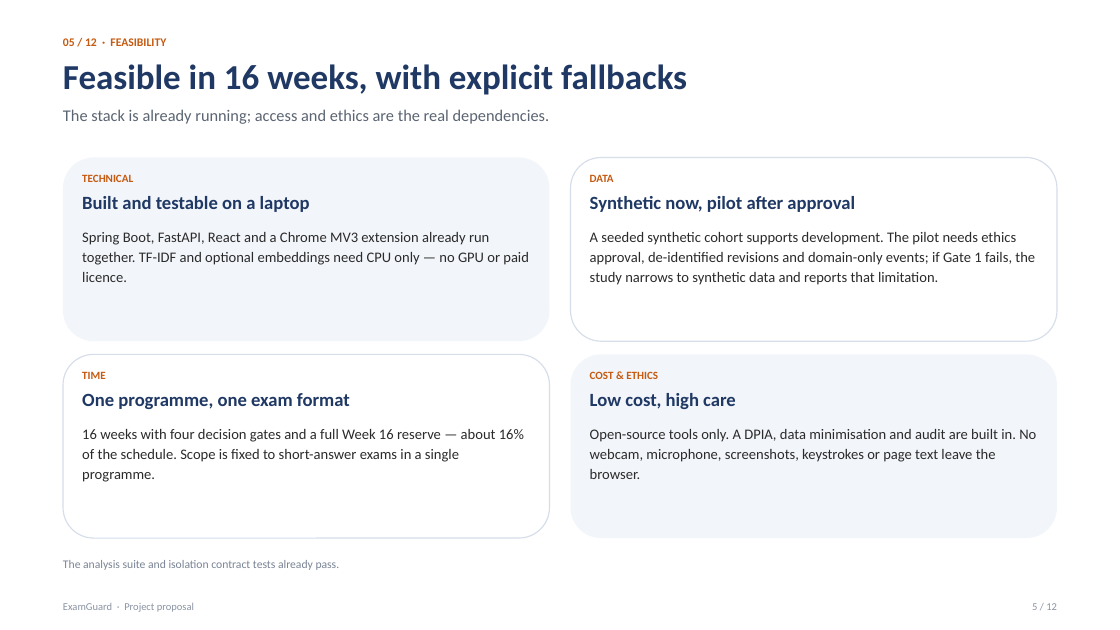
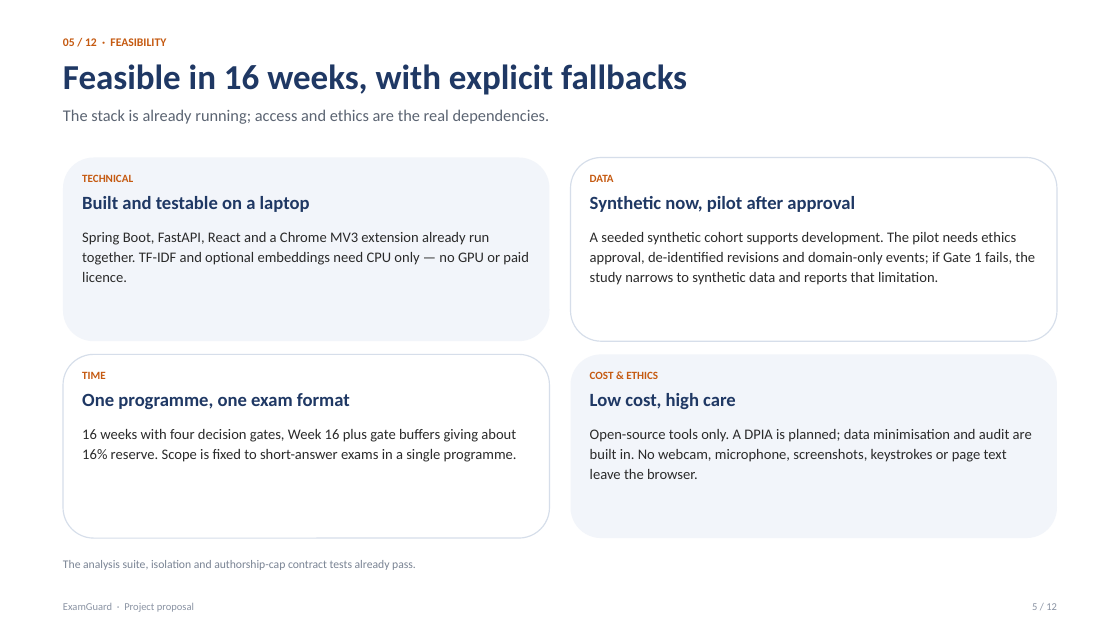
Before and after one commit to kaveeshaliyanage/examguard, a slide deck: slide 5 of docs/ExamGuard-Project-Proposal-Presentation.pptx. Drawn at 1120x630 pixels with LibreOffice and Linux fonts; fonts in the diff are those of the drawing. Boxes give left, top, right and bottom in pixels: in the first picture for what was removed or moved away, otherwise in the second. Text is boxed around its words. In the diff, an @@ line names an element or a change of style, - is before the commit and + after.

Commit message:
docs: document the portal APIs, frontend spec and Phase 2 verification
Record the roster, schedule and settings endpoints, the dashboard
payloads, the frontend structure and the end-to-end verification results
and known limits.

```diff
--- a/docs/ExamGuard-Project-Proposal-Presentation.pptx
+++ b/docs/ExamGuard-Project-Proposal-Presentation.pptx
@@ text at (82,429,517,462): text changed @@
-16 weeks with four decision gates and a full Week 16 reserve — about 16% of the schedule. Scope is fixed to short-answer exams in a single programme.
+16 weeks with four decision gates, Week 16 plus gate buffers giving about 16% reserve. Scope is fixed to short-answer exams in a single programme.
@@ text at (590,429,1032,479): text changed @@
-Open-source tools only. A DPIA, data minimisation and audit are built in. No webcam, microphone, screenshots, keystrokes or page text leave the browser.
+Open-source tools only. A DPIA is planned; data minimisation and audit are built in. No webcam, microphone, screenshots, keystrokes or page text leave the browser.
@@ text at (63,560,416,570): text changed @@
-The analysis suite and isolation contract tests already pass.
+The analysis suite, isolation and authorship-cap contract tests already pass.
```
Also in this commit, not shown: 10 other slides changed, 10 other files.
